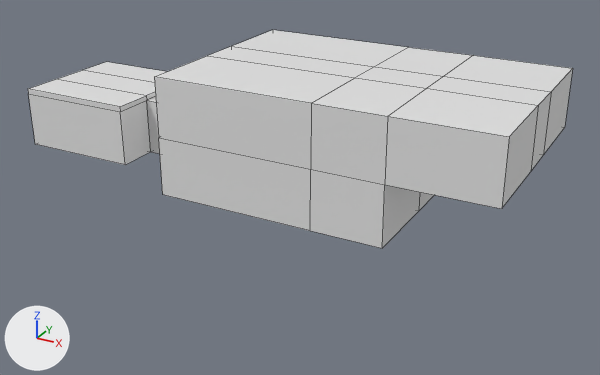
One commit to the Blender file project_files/Blender/Levels/City/tutorial level maybe ig.blend: the scene before it, then after it.
Before and after are seen from a 50 mm lens placed at (25.99, -28.96, 13.9), pointed at (11.88, -3.31, 1.07). The axes (+X, +Y, +Z) are drawn at lower left. The lights are the same throughout. Mesh edges are drawn as thin lines.
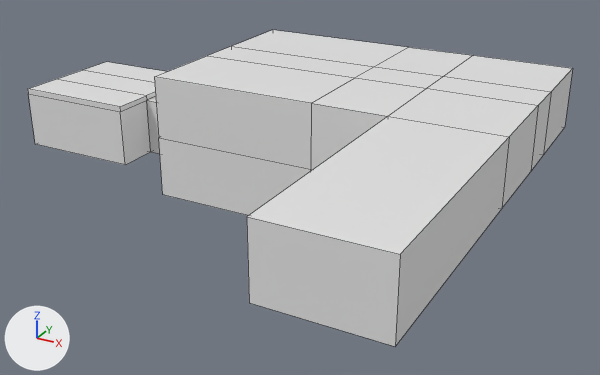
Changed parts and their boxes (x1, y1, x2, y2) in the pictures (600 x 375 px):
'Cube', reshaped (45% taller): before (28, 30, 573, 248); after (28, 30, 573, 346)
part 1 of me_cube, built on: before (385, 116, 509, 209); after (247, 116, 509, 346)

The edits, one by one:
me_cube has 66 vertices, 64 faces and spans x -2.7..20.0, y -4.5..4.5, z 0.0..5.0.
me_cube is used by ob_cube; location (0.0, 0.0, 0.0).
Verts and faces of me_cube; kept vertices keep their numbers, new ones are numbered from 66.
Before the commit, vertices of me_cube: 47 (15.9, -4.5, 5.0) at pixel (387, 116), 55 (15.9, -4.5, 2.5) at pixel (384, 184), 56 (20.0, -4.5, 5.0) at pixel (509, 136), 61 (20.0, -4.5, 2.5) at pixel (501, 208).
Part 1, on me_cube:
Faces deleted: (47, 56, 61, 55).
New vertices 66 to 69 stand at vertices 47, 55, 56, 61, in that order, plus (0.0, -8.8, 0.0).
New faces: (47, 66, 67, 55), (66, 68, 69, 67), (47, 56, 68, 66), (55, 67, 69, 61), (56, 61, 69, 68).
